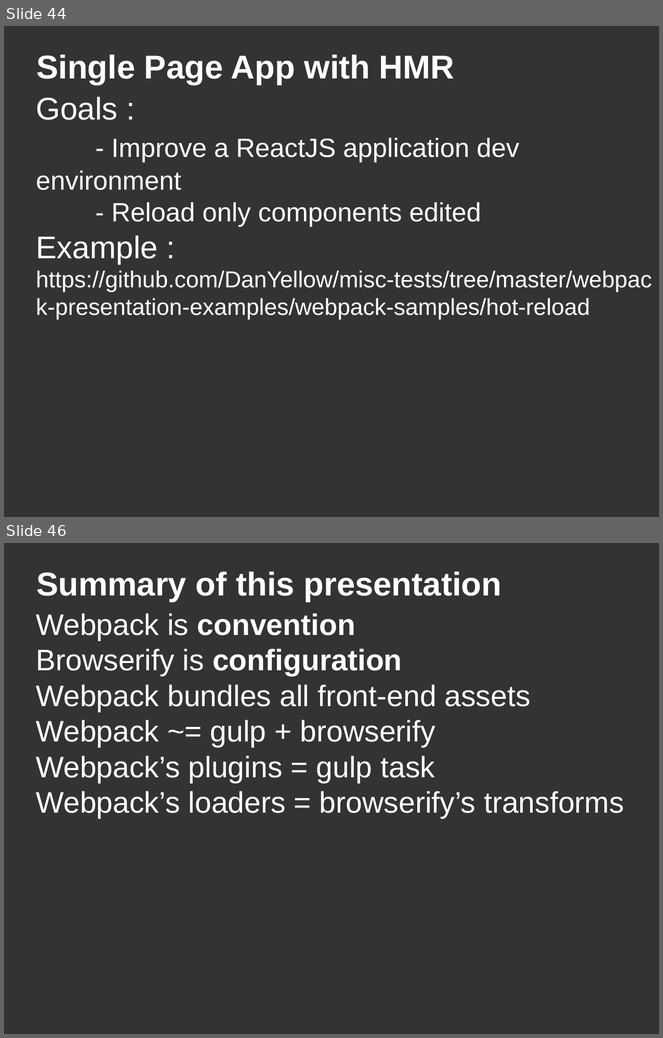
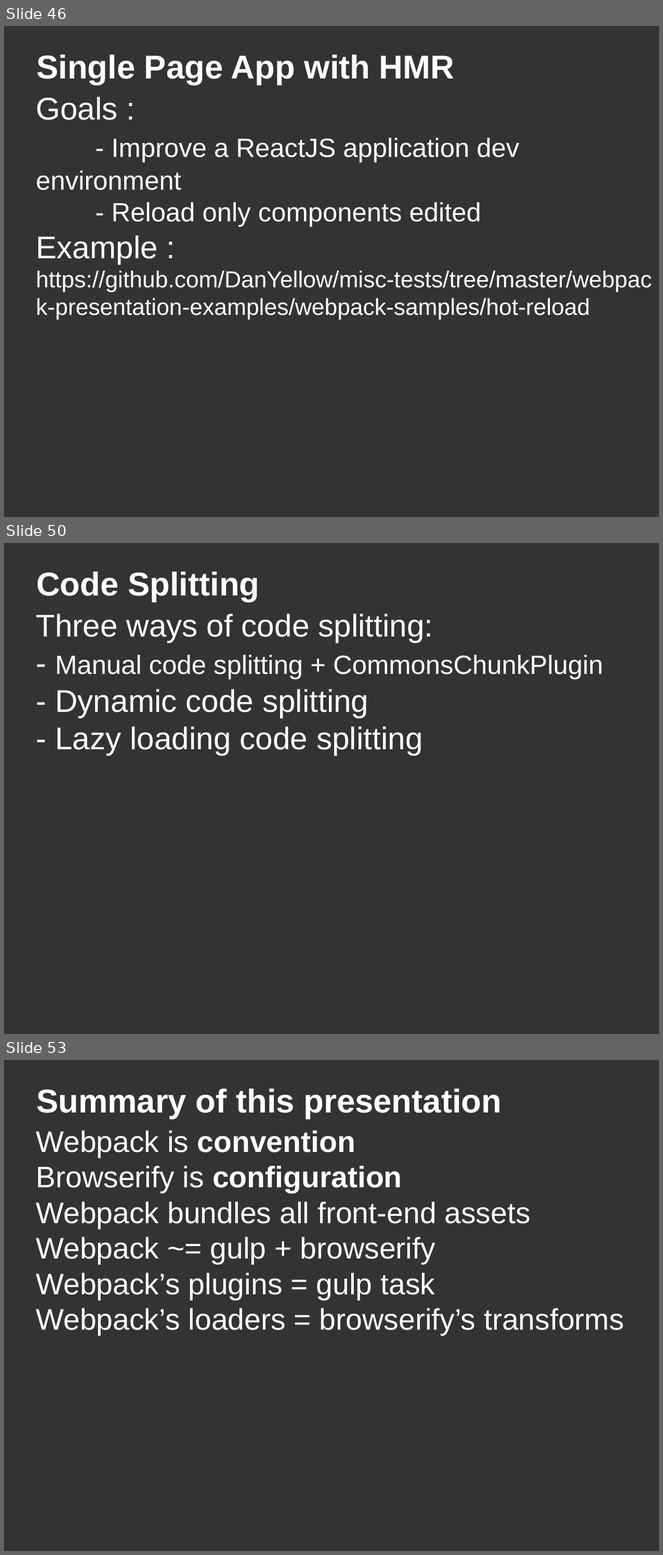
Before and after one commit to DanYellow/misc-tests, a slide deck: webpack-presentation-examples/webpack-presentation.odp. Shown one above the other, each under a label of ours: slides 44 and 46 before the commit, slides 46, 50 and 53 after it; the slides between them are not shown. The pictures are 663x1038 and 663x1555 pixels, drawn with LibreOffice and Linux fonts; fonts in the diff are those of the drawing. Boxes give left, top, right and bottom in pixels: in the first picture for what was removed or moved away, otherwise in the second. Text is boxed around its words. In the diff, an @@ line names an element or a change of style, - is before the commit and + after.

```diff
--- a/webpack-presentation-examples/webpack-presentation.odp
+++ b/webpack-presentation-examples/webpack-presentation.odp
@@ slide 50 added at (x1=4, y1=543, x2=659, y2=1034), background #333333 @@
@@ title added at (x1=36, y1=572, x2=259, y2=602), 40 pt, text #FFFFFF, bold @@
+Code Splitting
@@ title added at (x1=36, y1=614, x2=603, y2=755), 38 pt, text #FFFFFF @@
+Three ways of code splitting:
+- Manual code splitting + CommonsChunkPlugin
+- Dynamic code splitting
+- Lazy loading code splitting
@@ what was slide 44 is now slide 46 @@
@@ what was slide 46 is now slide 53 @@
```
Also in this commit, not shown: 5 slides changed, 6 other slides added, 22 other files.
